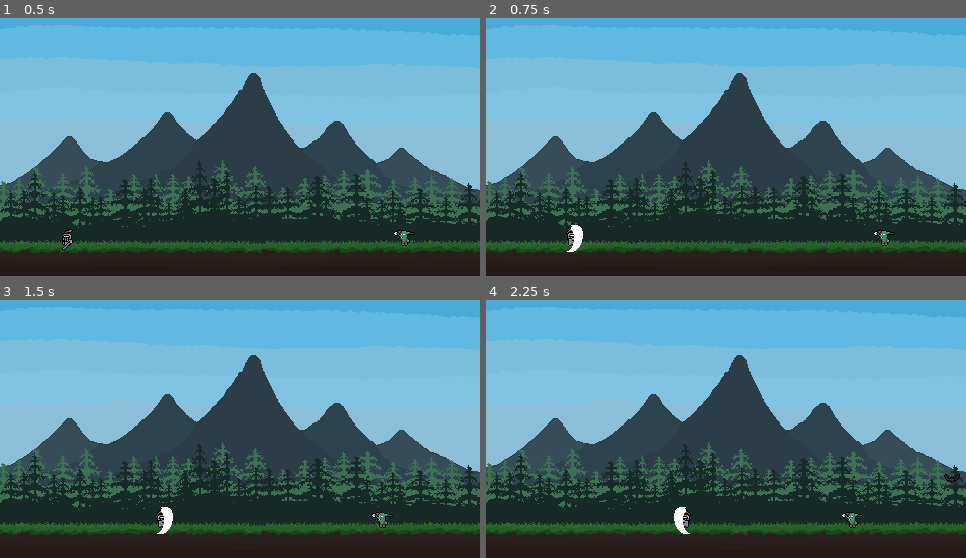
Above: before the commit, frames 1-4 (two rows, left to right).
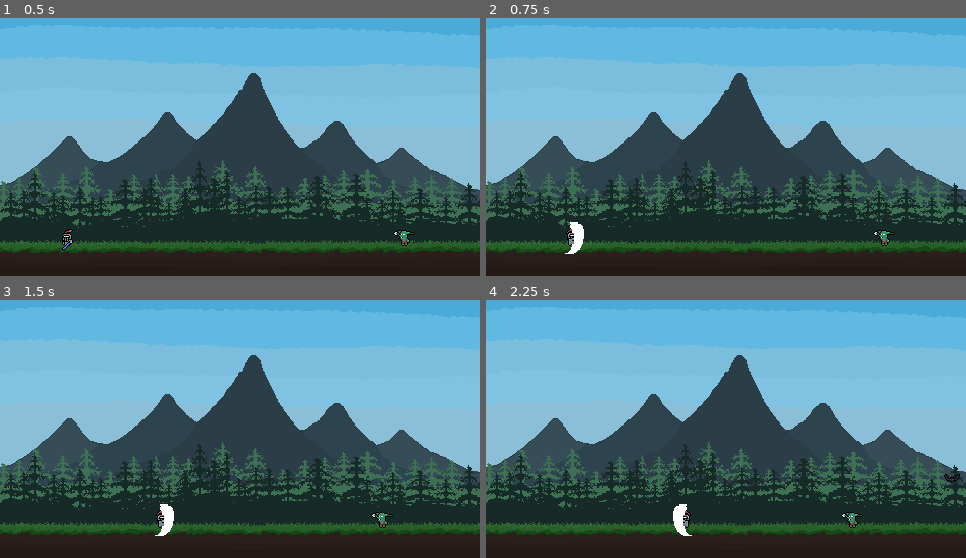
Above: after the commit, the same moments.

Repository: RadoslawG123/WavesOfMonsters
Game: Godot game, scene res://Scenes/main.tscn
Same seed, same stepped clock (60 frames per second), same inputs: the game is played once before the commit and once after it.
Inputs:
- Up to frame 1 (0.5 s): no input
- Up to frame 2 (0.75 s): hold D (Right) from 0.53 s (still down); tap Space (Attack) at 0.6 s
- Up to frame 3 (1.5 s): keep holding D (Right); tap W (Jump) at 0.77 s; tap Space (Attack) at 1.35 s
- Up to frame 4 (2.25 s): tap W (Jump) at 1.52 s; release D (Right) at 2.03 s; hold A (Left) from 2.03 s (still down); tap Space (Attack) at 2.1 s

Frame 1 is identical in both runs. In frame 2, less than 0.1% of the frame differs, in the area x 16-21%, y 79-92%; in frame 3, less than 0.1%; in frame 4, less than 0.1%.

Commit message:
Change scale of sword hitbox.

Diff:
--- a/Scenes/Player/Player.tscn
+++ b/Scenes/Player/Player.tscn
@@ -968,6 +968,7 @@
 [node name="SwordCutLine1" type="Sprite2D" parent="." unique_id=1542348948]
 visible = false
 position = Vector2(-5, 0)
+scale = Vector2(1.2, 1.2)
 texture = ExtResource("10_epg6k")
 
 [node name="Hitbox1" parent="SwordCutLine1" unique_id=498748019 instance=ExtResource("8_yoq75")]
@@ -982,6 +983,7 @@
 [node name="SwordCutLine2" type="Sprite2D" parent="." unique_id=379287760]
 visible = false
 position = Vector2(-2, 0)
+scale = Vector2(1.2, 1.2)
 texture = ExtResource("12_0u84n")
 
 [node name="Hitbox2" parent="SwordCutLine2" unique_id=606897665 instance=ExtResource("9_ksbbd")]
--- a/Scripts/Others/spear.gd
+++ b/Scripts/Others/spear.gd
@@ -76,7 +76,7 @@
 ## Signal function: Player hits the spear by his weapon hitbox to reflect it
 func _on_player_hitbox_entered(area: Area2D) -> void:
 	# If area is hitbox and hitbox have right direction
-	if area.is_in_group("Hitbox") and area.get_parent().scale.x == -1:
+	if area.is_in_group("Hitbox") and area.get_parent().scale.x < 0:
 		change_flight_path()
 
 func _on_enemy_entered(area: Area2D) -> void:
--- a/Scripts/Player/player.gd
+++ b/Scripts/Player/player.gd
@@ -126,8 +126,8 @@
 		player_animation.flip_h = input_direction > 0
 
 		# Turn hitboxes to player direction
-		sword_cut_line_1.scale.x = -input_direction
-		sword_cut_line_2.scale.x = -input_direction
+		sword_cut_line_1.scale.x = -input_direction * abs(sword_cut_line_1.scale.x)
+		sword_cut_line_2.scale.x = -input_direction * abs(sword_cut_line_1.scale.x)
 		if player_animation.flip_h:
 			sword_cut_line_1.position.x = 5.0
 			sword_cut_line_2.position.x = 2.0
--- a/project.godot
+++ b/project.godot
@@ -28,6 +28,14 @@
 window/size/viewport_height=270
 window/size/mode=2
 window/stretch/mode="viewport"
+
+[file_customization]
+
+folder_colors={
+"res://Assets/": "green",
+"res://Scenes/": "yellow",
+"res://Scripts/": "red"
+}
 
 [global_group]
 
Binary file added: Assets/Player/attack_example.png
Not shown, added: Assets/Player/attack_example.png.import
